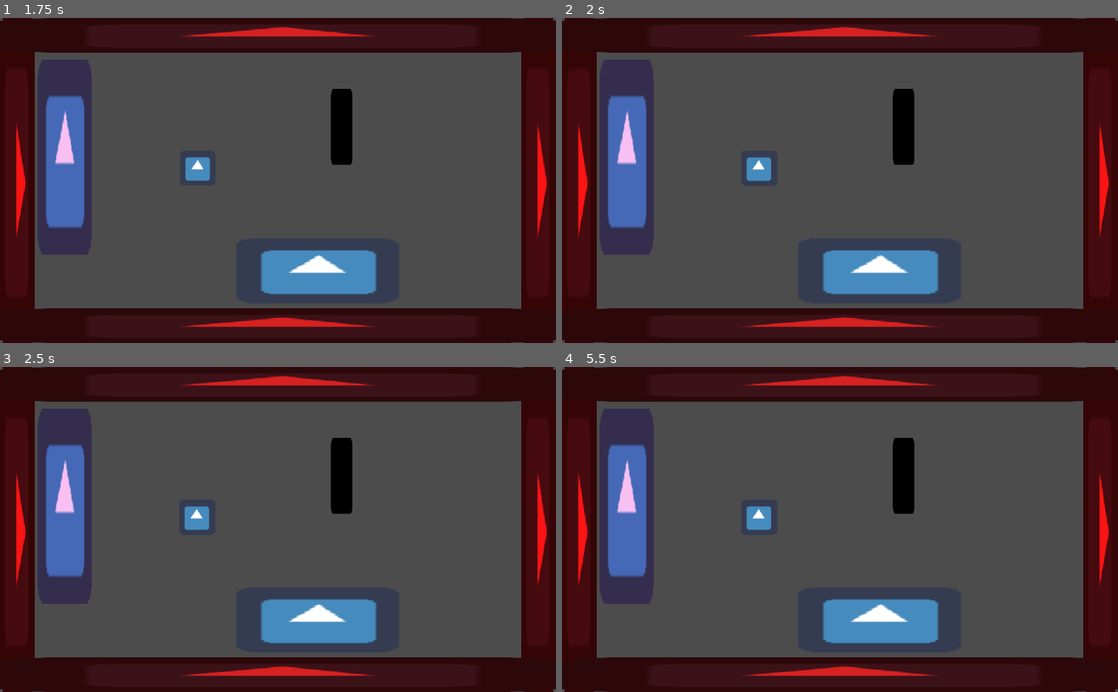
Above: before the commit, frames 1-4 (two rows, left to right).
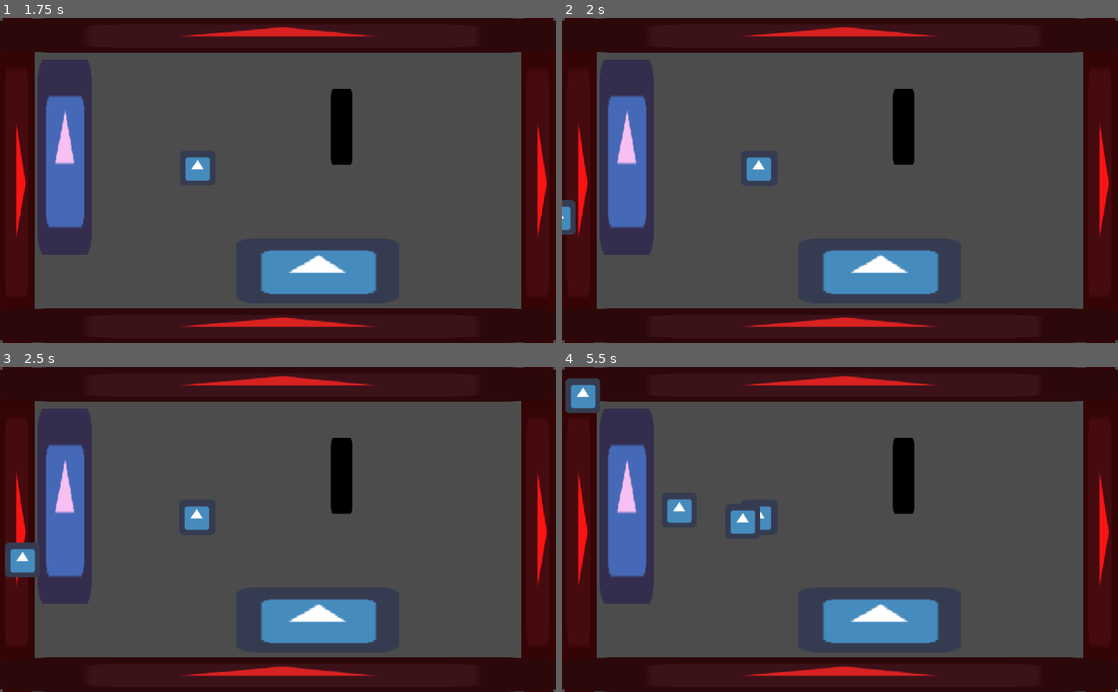
Above: after the commit, the same moments.

Repository: JuannFerrari/GlobalGameJam2019
Game: Godot game, scene res://World3.tscn
Same seed, same stepped clock (60 frames per second), same inputs: the game is played once before the commit and once after it. This scene is started directly instead of the project's main scene. The engine's default icon, where the game draws it, is replaced by a stand-in: a white triangle on a blue panel in a dark square.
Inputs:
- Up to frame 1 (1.75 s): no input
- Up to frame 2 (2 s): no input
- Up to frame 3 (2.5 s): no input
- Up to frame 4 (5.5 s): no input

Frame 1 is identical in both runs. In frame 2, 0.3% of the frame differs, in the area x 0-3%, y 55-67%; in frame 3, 0.6%; in frame 4, 1.3%, in the area x 0-36%, y 3-52%.

Commit message:
working on enemies

Diff:
--- a/EnemyOne.gd
+++ b/EnemyOne.gd
@@ -3,10 +3,14 @@
 var speed = 100
 var direction = 0
 onready var target = get_parent().get_node("Player")
+var wr = weakref(self);
 
 func _ready():
 	pass
 
 func _physics_process(delta):
 	direction = (target.position - position).normalized()
-	move_and_slide(direction*speed)
+	var collision_info = move_and_collide(direction*speed * delta)
+
+	#	if collision_info:   #only collides after move
+	#		collision_info.collider.queue_free()
--- a/EnemyOne.tscn
+++ b/EnemyOne.tscn
@@ -3,15 +3,19 @@
 [ext_resource path="res://EnemyOne.gd" type="Script" id=1]
 [ext_resource path="res://icon.png" type="Texture" id=2]
 
-[sub_resource type="RectangleShape2D" id=1]
+[sub_resource type="CapsuleShape2D" id=1]
 
+radius = 21.5452
 
 [node name="EnemyOne" type="KinematicBody2D"]
 position = Vector2( 350, 350 )
 collision_layer = 2
+collision_mask = 2
 script = ExtResource( 1 )
 
-[node name="CollisionShape2D" type="CollisionShape2D" parent="."]
+[node name="CollisionShape2D" type="CollisionShape2D" parent="." groups=[
+"Enemy",
+]]
 shape = SubResource( 1 )
 
 [node name="icon" type="Sprite" parent="."]
--- a/KinematicBody2D.gd
+++ b/KinematicBody2D.gd
@@ -7,6 +7,7 @@
 export var action_left=""
 export var ACCELERATION=50
 export var MAX_SPEED=300
+
 
 # Called when the node enters the scene tree for the first time.
 func _ready():
--- a/Map.tscn
+++ b/Map.tscn
@@ -22,6 +22,7 @@
 extents = Vector2( 20, 70 )
 
 [node name="Map" type="Node2D"]
+editor/display_folded = true
 
 [node name="LeftWall" type="StaticBody2D" parent="."]
 editor/display_folded = true
--- a/Player.tscn
+++ b/Player.tscn
@@ -7,7 +7,9 @@
 
 extents = Vector2( 32, 32 )
 
-[node name="Player" type="KinematicBody2D"]
+[node name="Player" type="KinematicBody2D" groups=[
+"Player",
+]]
 script = ExtResource( 1 )
 action_up = "ui_up"
 action_down = "ui_down"
--- /dev/null
+++ b/Spawner.gd
@@ -0,0 +1,23 @@
+extends Position2D
+
+export (PackedScene) var spawnScene
+onready var spawnReference = load (spawnScene.get_path())
+
+export (NodePath) var timerPath
+onready var timerNode = get_node(timerPath)
+
+export (float) var minWaitTime
+export (float) var maxWaitTime
+func _ready():
+	randomize()
+	timerNode.set_wait_time(rand_range(minWaitTime, maxWaitTime))
+	timerNode.start()
+
+func _on_Timer_timeout():
+	var spawnInstance = spawnReference.instance()
+
+	get_parent().add_child(spawnInstance)
+	spawnInstance.position = position
+
+	timerNode.set_wait_time(rand_range(minWaitTime, maxWaitTime))
+	timerNode.start()
--- a/World3.tscn
+++ b/World3.tscn
@@ -1,8 +1,26 @@
-[gd_scene load_steps=4 format=2]
+[gd_scene load_steps=6 format=2]
 
 [ext_resource path="res://Player.tscn" type="PackedScene" id=1]
 [ext_resource path="res://Map.tscn" type="PackedScene" id=2]
 [ext_resource path="res://EnemyOne.tscn" type="PackedScene" id=3]
+[ext_resource path="res://Spawner.gd" type="Script" id=4]
+
+[sub_resource type="Animation" id=1]
+
+resource_name = "SpawnerAnimation"
+length = 19.5
+tracks/0/type = "value"
+tracks/0/path = NodePath(".:position")
+tracks/0/interp = 1
+tracks/0/loop_wrap = true
+tracks/0/imported = false
+tracks/0/enabled = true
+tracks/0/keys = {
+"times": PoolRealArray( 0, 1.5, 3, 4.5, 6, 7.5, 9, 10.5, 12, 13.5, 15, 16.5, 18, 19.5 ),
+"transitions": PoolRealArray( 1, 1, 1, 1, 1, 1, 1, 1, 1, 1, 1, 1, 1, 1 ),
+"update": 0,
+"values": [ Vector2( -38.9187, 594.435 ), Vector2( -40.5398, 390.179 ), Vector2( -49.3608, 220.374 ), Vector2( -40.5398, 2.05249 ), Vector2( 74.134, -59.6949 ), Vector2( 301.276, -66.3107 ), Vector2( 632.066, -61.9002 ), Vector2( 1055.48, -64.1055 ), Vector2( 1103.99, 163.037 ), Vector2( 1101.79, 396.795 ), Vector2( 1092.97, 641.58 ), Vector2( 753.356, 679.069 ), Vector2( 303.482, 674.659 ), Vector2( -29.5133, 670.248 ) ]
+}
 
 [node name="World" type="Node2D"]
 
@@ -13,4 +31,22 @@
 
 [node name="EnemyOne" parent="." instance=ExtResource( 3 )]
 position = Vector2( 489.161, 260.638 )
-collision_mask = 2
+collision_layer = 2048
+collision_mask = 2048
+
+[node name="Spawner" type="Position2D" parent="."]
+position = Vector2( -29.5133, 670.248 )
+script = ExtResource( 4 )
+spawnScene = ExtResource( 3 )
+timerPath = NodePath("Timer")
+minWaitTime = 1.0
+maxWaitTime = 3.0
+
+[node name="Timer" type="Timer" parent="Spawner"]
+one_shot = true
+
+[node name="AnimationPlayer" type="AnimationPlayer" parent="Spawner"]
+autoplay = "SpawnerAnimation"
+anims/SpawnerAnimation = SubResource( 1 )
+
+[connection signal="timeout" from="Spawner/Timer" to="Spawner" method="_on_Timer_timeout"]
